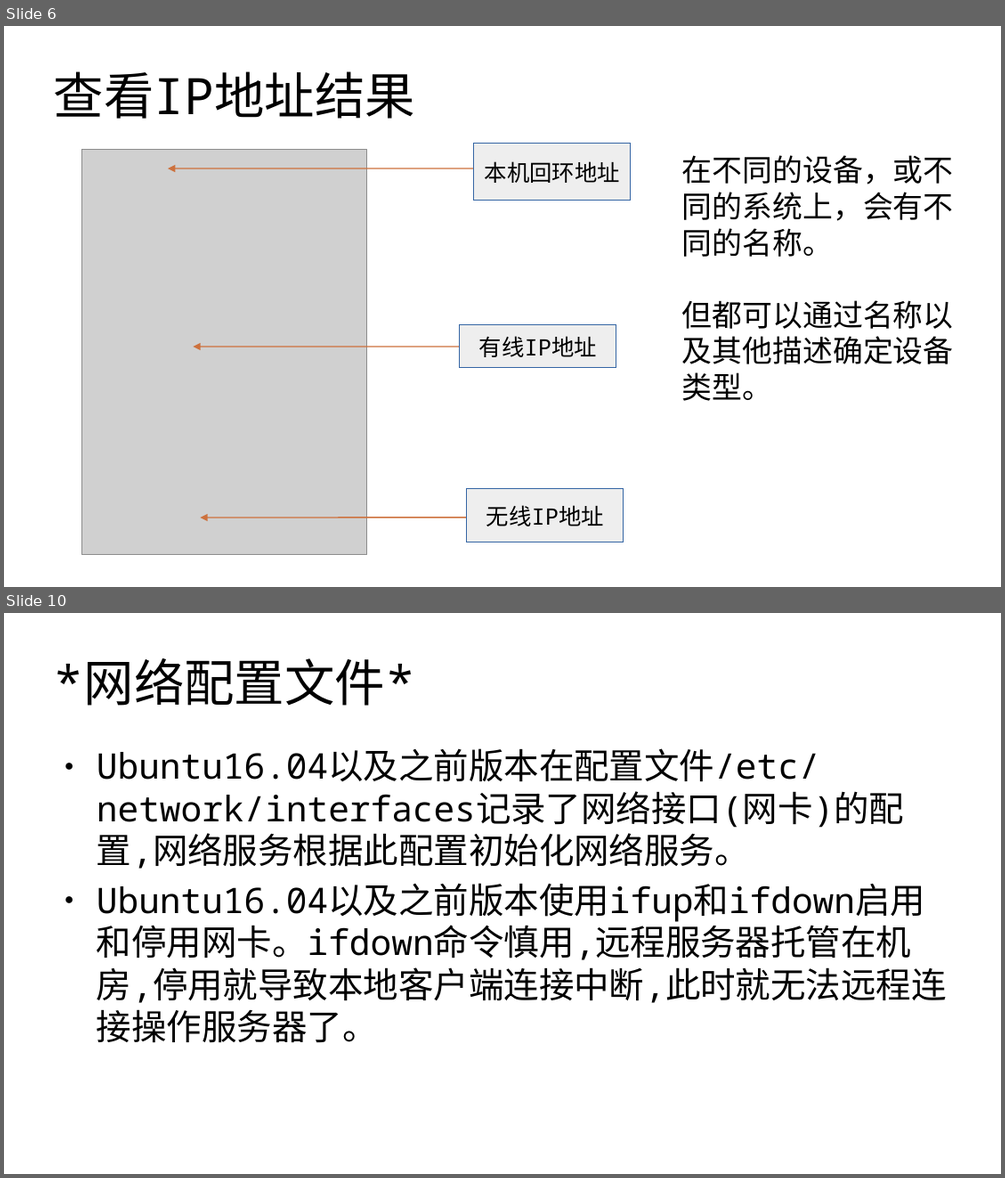
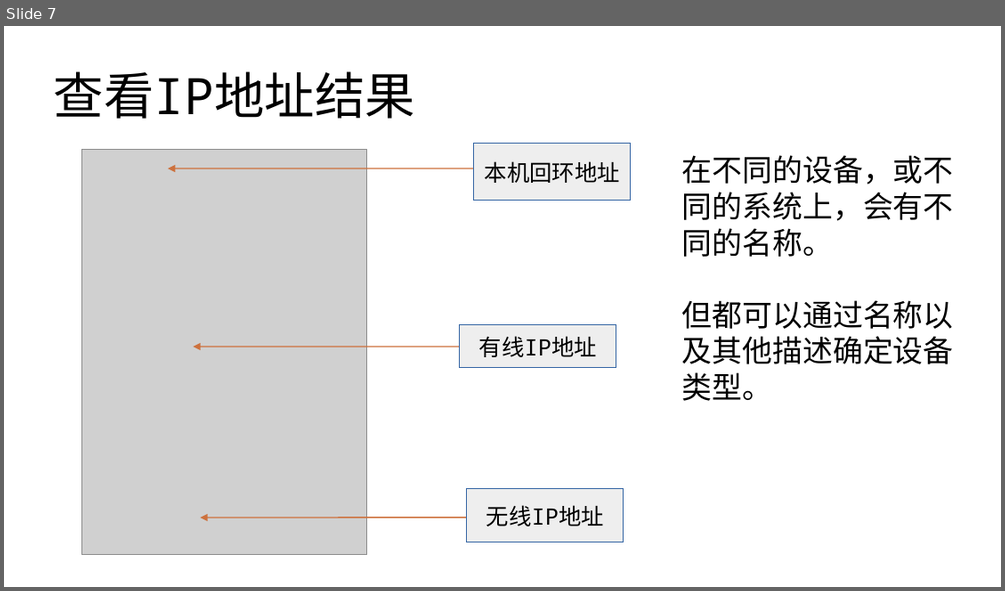
Before and after one commit to master-genius/linux-system, a slide deck: materials/slides/ch09-network.odp. Shown one above the other, each under a label of ours: slides 6 and 10 before the commit, slide 7 after it; the slides between them are not shown. The pictures are 1005x1178 and 1005x591 pixels, drawn with LibreOffice and Linux fonts; fonts in the diff are those of the drawing; grey boxes stand for pictures. Boxes give left, top, right and bottom in pixels: in the first picture for what was removed or moved away, otherwise in the second. Text is boxed around its words. In the diff, an @@ line names an element or a change of style, - is before the commit and + after.

```diff
--- a/materials/slides/ch09-network.odp
+++ b/materials/slides/ch09-network.odp
@@ slide 10 removed at (4, 613, 1001, 1174), background #FFFFFF @@
@@ title removed at (54, 658, 415, 706) @@
-*网络配置文件*
@@ text removed at (97, 748, 947, 1043) @@
-● Ubuntu16.04以及之前版本在配置文件/etc/network/interfaces记录了网络接口(网卡)的配置,网络服务根据此配置初始化网络服务。
-● Ubuntu16.04以及之前版本使用ifup和ifdown启用和停用网卡。ifdown命令慎用,远程服务器托管在机房,停用就导致本地客户端连接中断,此时就无法远程连接操作服务器了。
@@ what was slide 6 is now slide 7 @@
```
Also in this commit, not shown: 6 slides changed, 16 slides added, 2 other slides removed, 1 other file.
